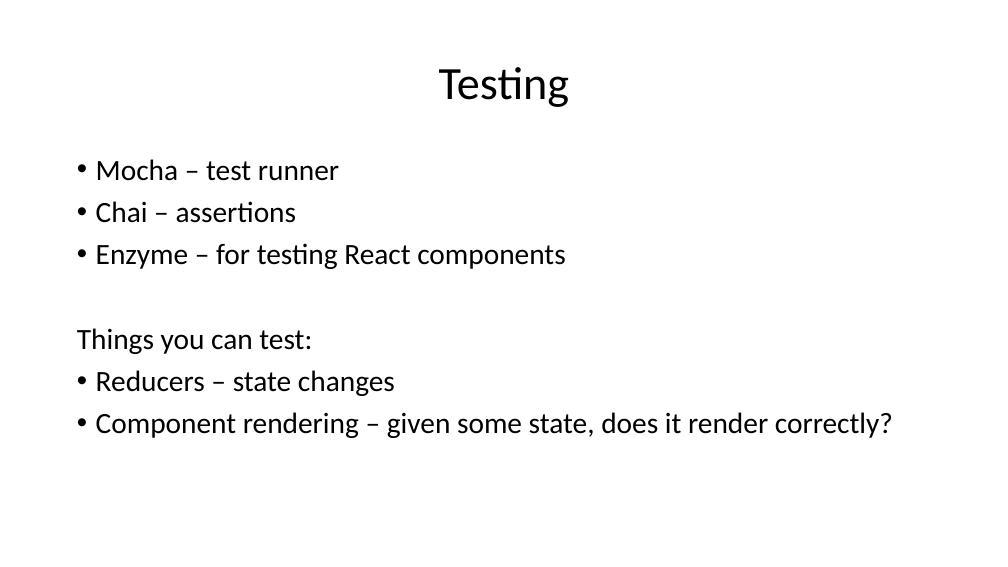
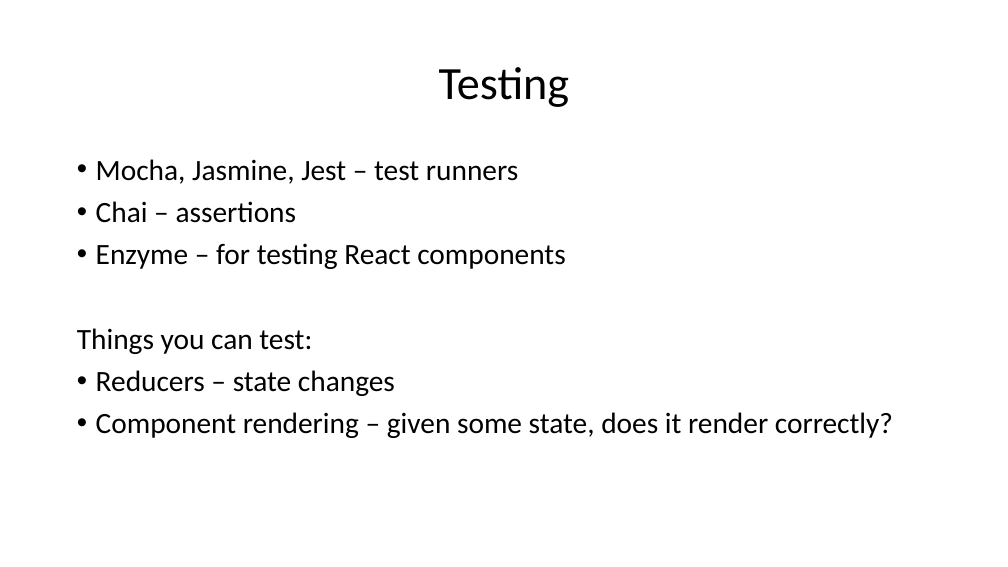
Before and after one commit to JonKruger/a-lap-around-react-and-angular-2, a slide deck: slide 20 of A Lap Around React and Angular 2.pptx (slide 19 before the commit). Drawn at 1008x567 pixels with LibreOffice and Linux fonts; fonts in the diff are those of the drawing. Boxes give left, top, right and bottom in pixels: in the first picture for what was removed or moved away, otherwise in the second. Text is boxed around its words. In the diff, an @@ line names an element or a change of style, - is before the commit and + after.

```diff
--- a/A Lap Around React and Angular 2.pptx
+++ b/A Lap Around React and Angular 2.pptx
@@ text at [96, 159, 518, 184]: text changed @@
-• Mocha – test runner
+• Mocha, Jasmine, Jest – test runners
```
Also in this commit, not shown: 1 other slide changed, 1 slide added.
